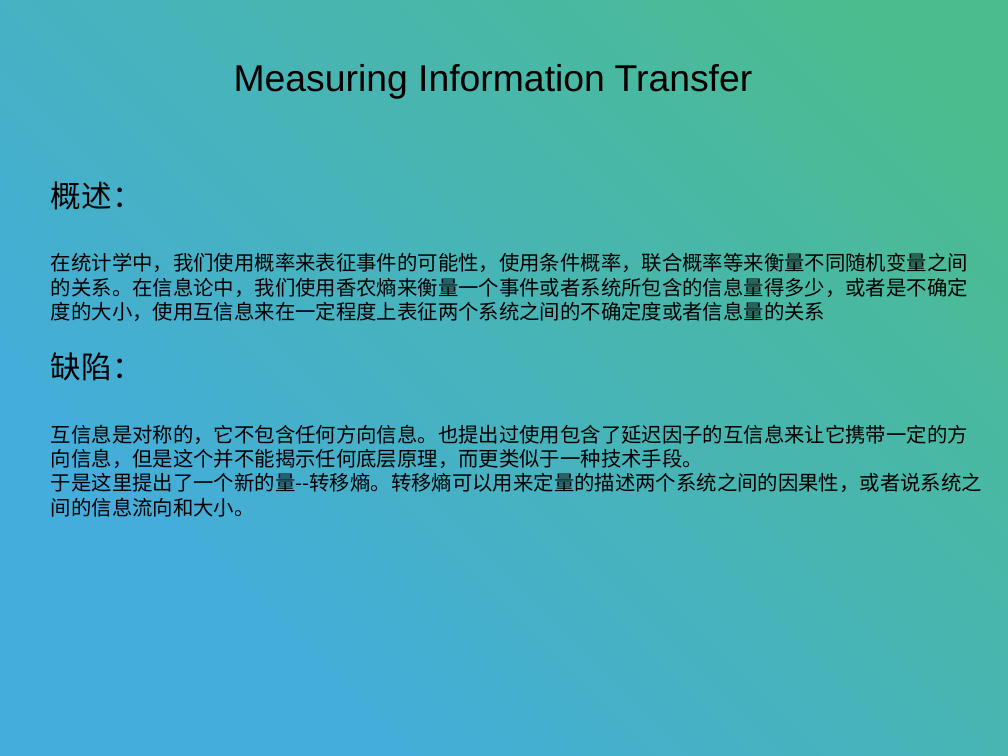
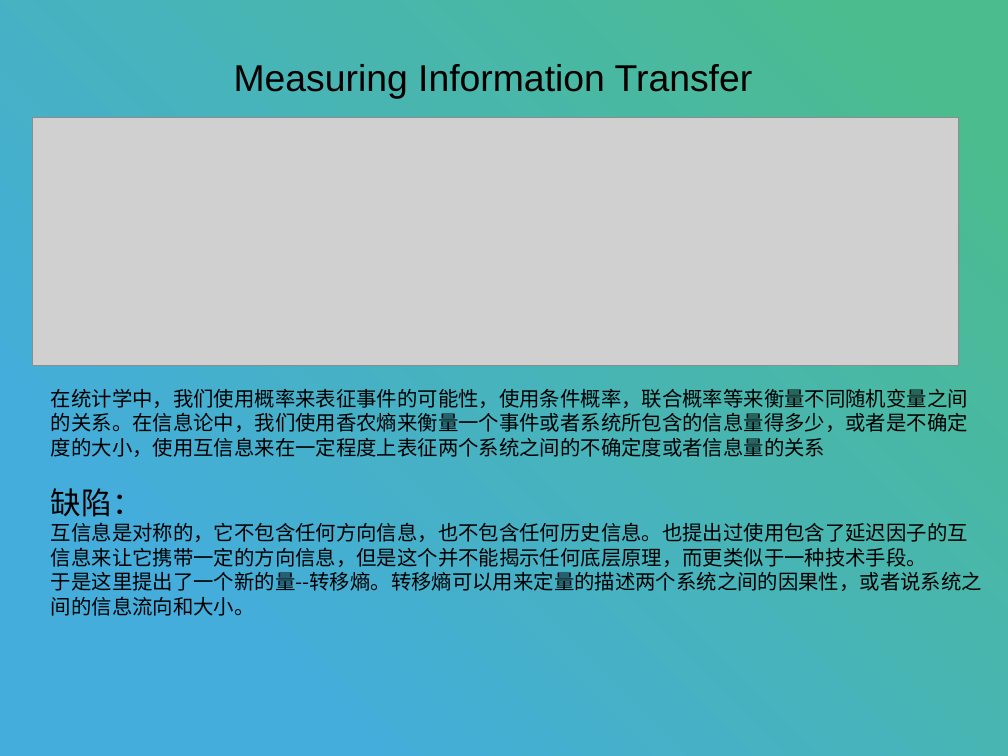
Before and after one commit to stan12138/daily, a slide deck: slide 2 of 转移熵.pptx. Drawn at 1008x756 pixels with LibreOffice and Linux fonts; fonts in the diff are those of the drawing; grey boxes stand for pictures. Boxes give left, top, right and bottom in pixels: in the first picture for what was removed or moved away, otherwise in the second. Text is boxed around its words. In the diff, an @@ line names an element or a change of style, - is before the commit and + after.

```diff
--- a/转移熵.pptx
+++ b/转移熵.pptx
@@ picture added at bbox=[32, 117, 958, 366] @@
@@ text "在统计学中，我们使用概率来表征事件的可能性，使用条件概率，联合概率等来衡量不同随机变量之间的关系。在信息论中，我们使用香 ...": place and size @@
-text "在统计学中，我们使用概率来表征事件的可能性，使用条件概率，联合概率等来衡量不同随机变量之间的关系。在信息论中，我们使用香 ..." at bbox=[51, 181, 982, 517]
+text "在统计学中，我们使用概率来表征事件的可能性，使用条件概率，联合概率等来衡量不同随机变量之间的关系。在信息论中，我们使用香 ..." at bbox=[51, 388, 982, 616]
@@ text at bbox=[51, 181, 143, 210]: paragraph removed @@
-概述：
@@ text at bbox=[51, 523, 968, 567]: text changed @@
-互信息是对称的，它不包含任何方向信息。也提出过使用包含了延迟因子的互信息来让它携带一定的方向信息，但是这个并不能揭示任何底层原理，而更类似于一种技术手段。
+互信息是对称的，它不包含任何方向信息，也不包含任何历史信息。也提出过使用包含了延迟因子的互信息来让它携带一定的方向信息，但是这个并不能揭示任何底层原理，而更类似于一种技术手段。
```
Also in this commit, not shown: 3 other files.
